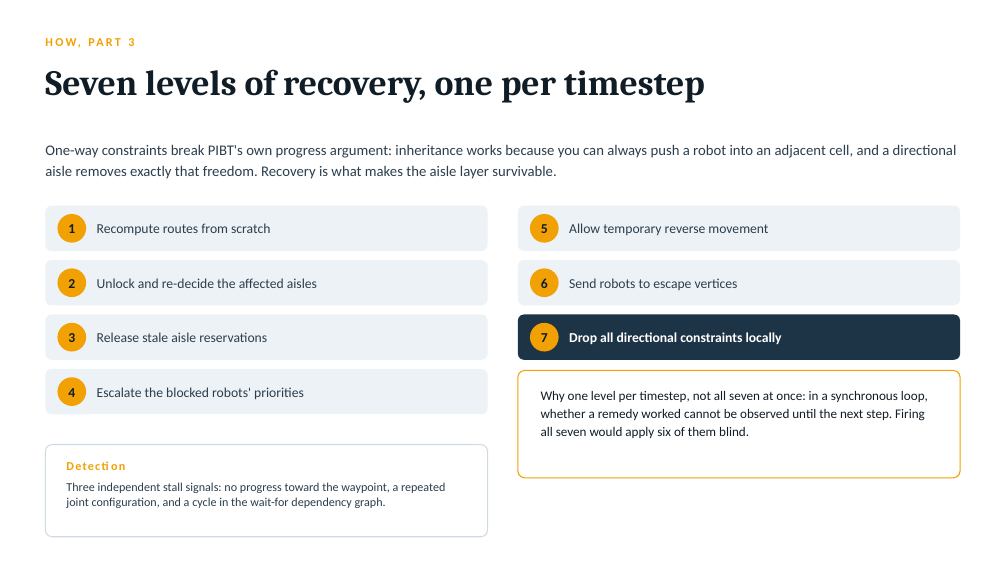
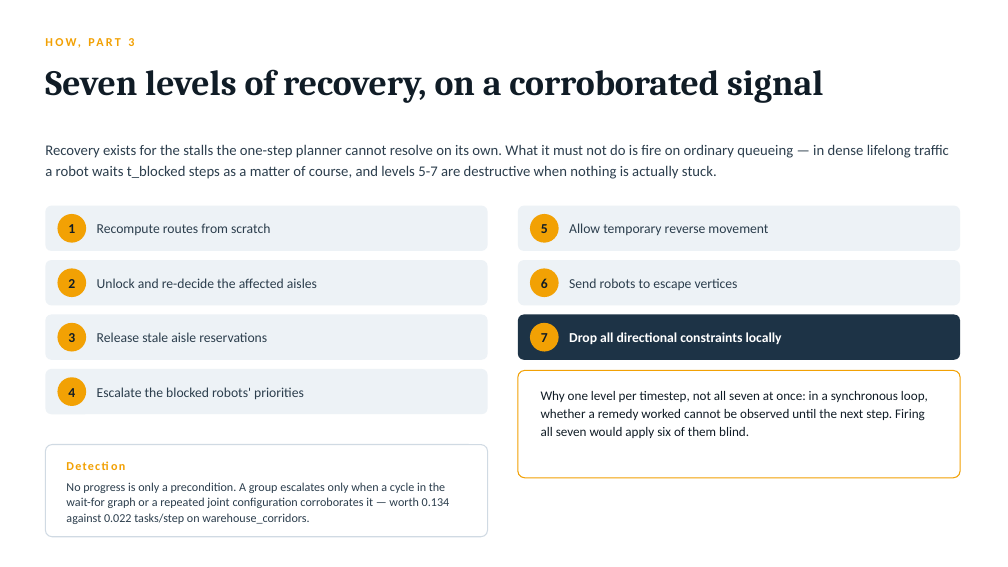
Before and after one commit to sinayanaik/aisleflow, a slide deck: slide 13 of docs/aisleflow-mapf-presentation.pptx. Drawn at 1008x567 pixels with LibreOffice and Linux fonts; fonts in the diff are those of the drawing. Boxes give left, top, right and bottom in pixels: in the first picture for what was removed or moved away, otherwise in the second. Text is boxed around its words. In the diff, an @@ line names an element or a change of style, - is before the commit and + after.

```diff
--- a/docs/aisleflow-mapf-presentation.pptx
+++ b/docs/aisleflow-mapf-presentation.pptx
@@ text at (45, 69, 823, 103): text changed @@
-Seven levels of recovery, one per timestep
+Seven levels of recovery, on a corroborated signal
@@ text at (45, 144, 949, 179): text changed @@
-One-way constraints break PIBT's own progress argument: inheritance works because you can always push a robot into an adjacent cell, and a directional aisle removes exactly that freedom. Recovery is what makes the aisle layer survivable.
+Recovery exists for the stalls the one-step planner cannot resolve on its own. What it must not do is fire on ordinary queueing — in dense lifelong traffic a robot waits t_blocked steps as a matter of course, and levels 5-7 are destructive when nothing is actually stuck.
@@ text at (66, 482, 450, 524): text changed @@
-Three independent stall signals: no progress toward the waypoint, a repeated joint configuration, and a cycle in the wait-for dependency graph.
+No progress is only a precondition. A group escalates only when a cycle in the wait-for graph or a repeated joint configuration corroborates it — worth 0.134 against 0.022 tasks/step on warehouse_corridors.
```
Also in this commit, not shown: 12 other slides changed.
